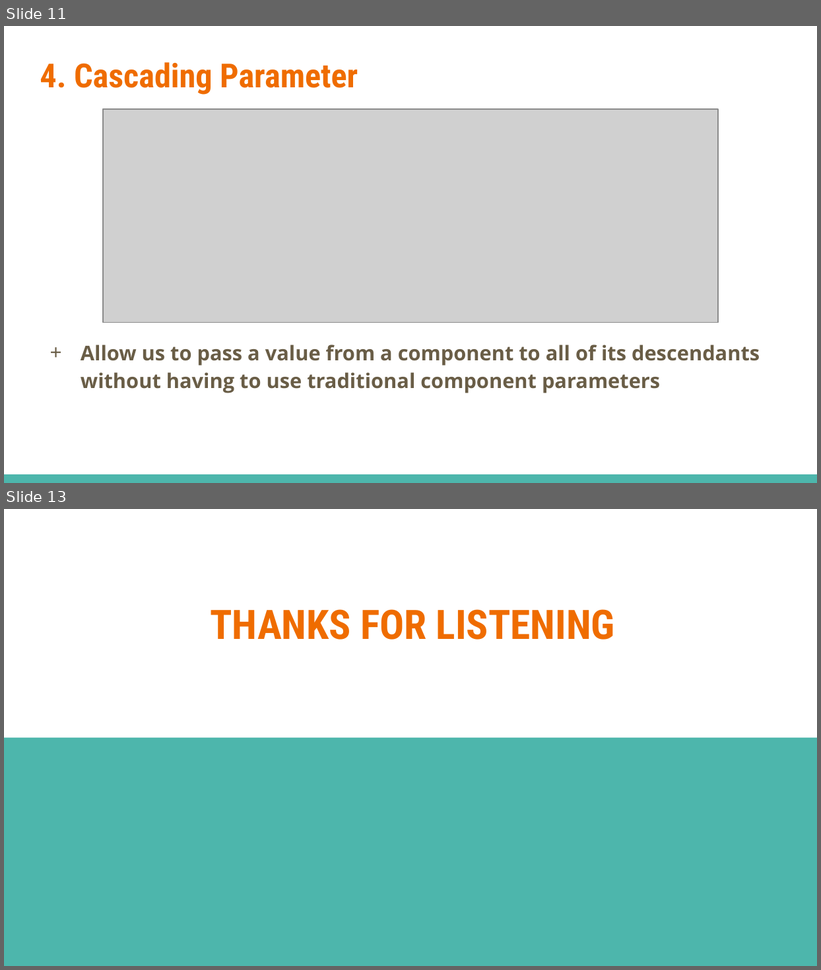
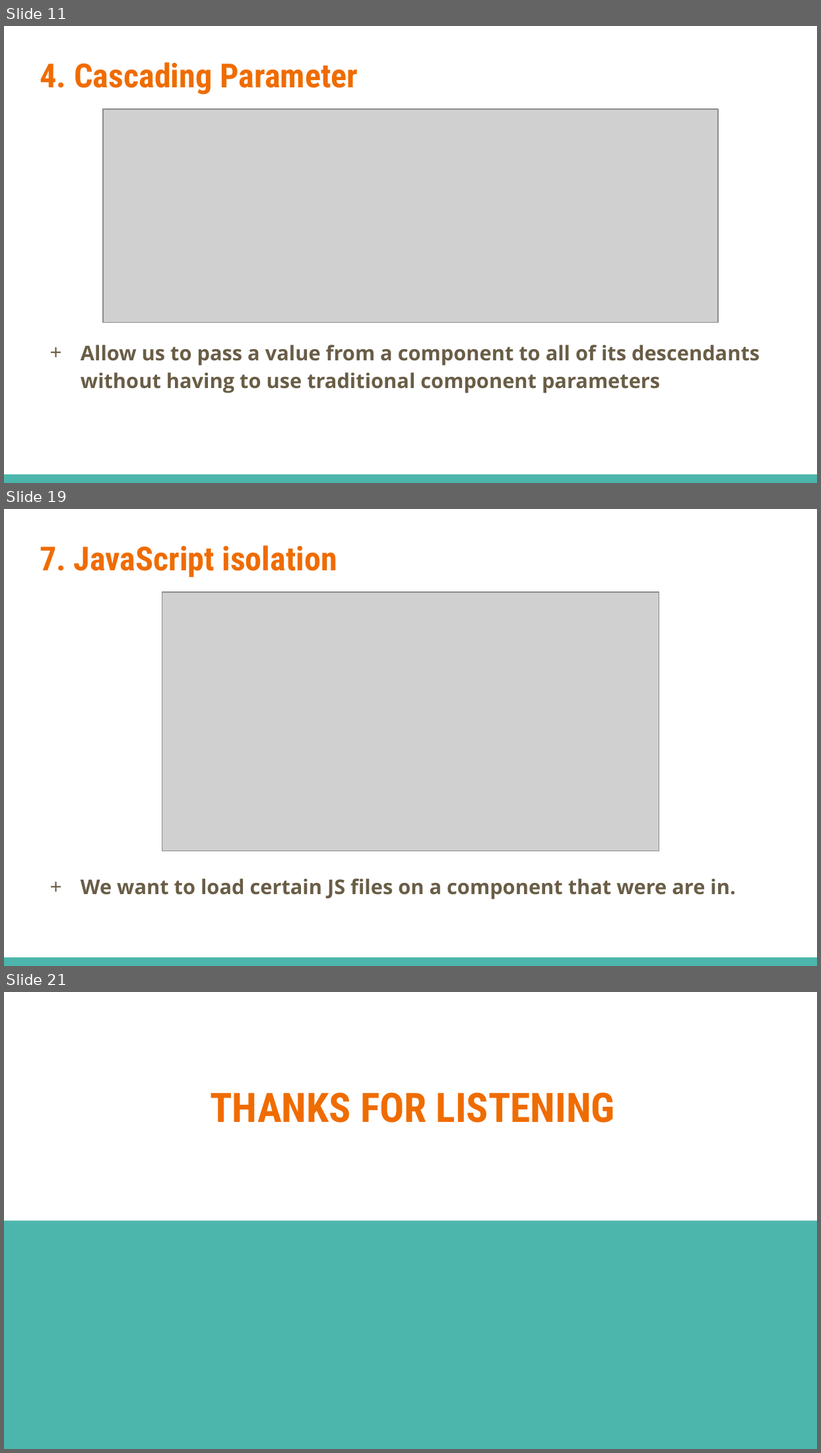
Before and after one commit to dinhhung09138/Learning-Example, a slide deck: BlazorComonent.pptx. Shown one above the other, each under a label of ours: slides 11 and 13 before the commit, slides 11, 19 and 21 after it; the slides between them are not shown. The pictures are 821x970 and 821x1453 pixels, drawn with LibreOffice and Linux fonts; fonts in the diff are those of the drawing; grey boxes stand for pictures. Boxes give left, top, right and bottom in pixels: in the first picture for what was removed or moved away, otherwise in the second. Text is boxed around its words. In the diff, an @@ line names an element or a change of style, - is before the commit and + after.

```diff
--- a/BlazorComonent.pptx
+++ b/BlazorComonent.pptx
@@ slide 19 added at box(4, 509, 817, 966), background #FFFFFF; not listed: 1 template element that a slide beside it also shows @@
@@ title added at box(40, 545, 337, 578), 29.4 pt, text #EF6C00, bold @@
+7. JavaScript isolation
@@ picture added at box(162, 592, 659, 852) @@
@@ text added at box(81, 879, 735, 900), 18 pt, text #695D46, bold @@
++ We want to load certain JS files on a component that were are in.
@@ what was slide 13 is now slide 21 @@
```
Also in this commit, not shown: 1 slide changed, 8 other slides added, 1 slide removed, 8 other files.
